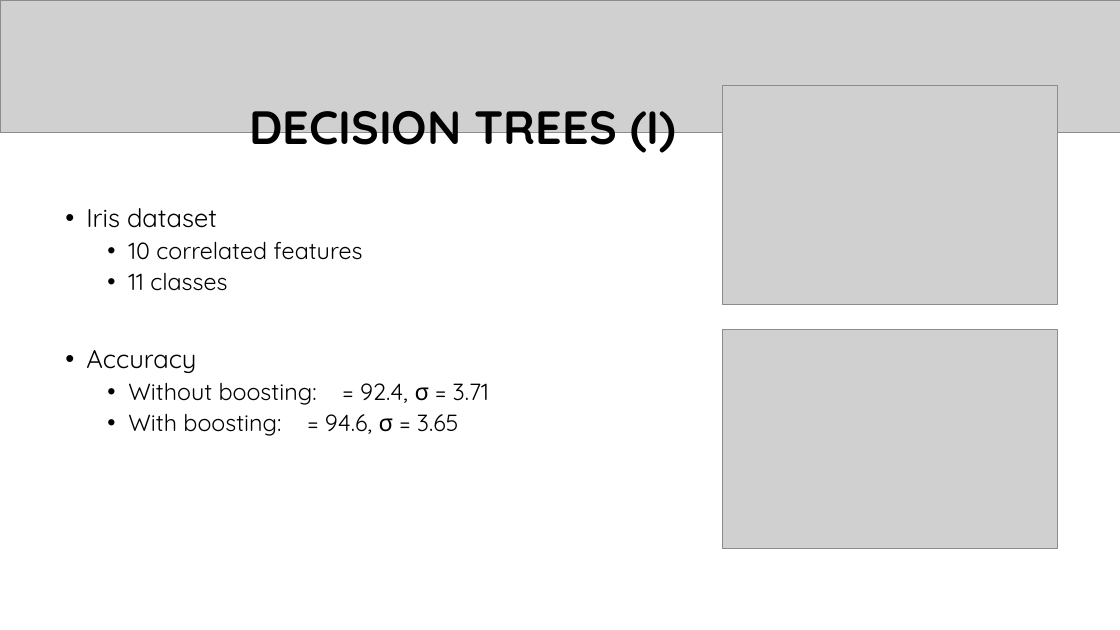
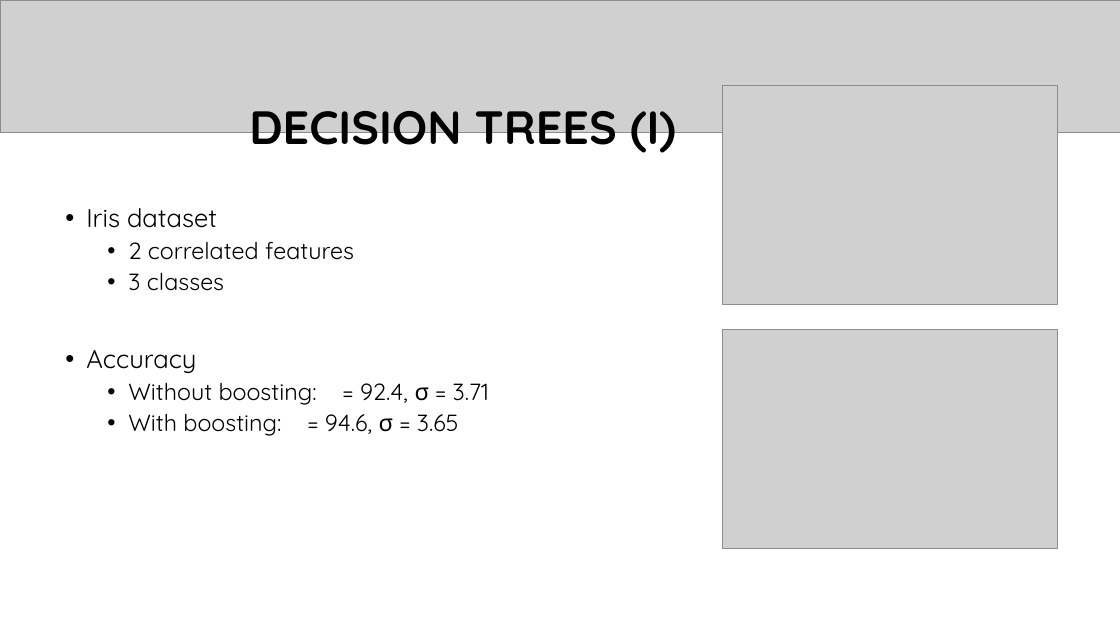
Before and after one commit to franco-ruggeri/ML, a slide deck: slide 9 of Lab 3/Lab 3 - presentation.pptx. Drawn at 1120x630 pixels with LibreOffice and Linux fonts; fonts in the diff are those of the drawing; grey boxes stand for pictures; background and template pictures are left out. Boxes give left, top, right and bottom in pixels: in the first picture for what was removed or moved away, otherwise in the second. Text is boxed around its words. In the diff, an @@ line names an element or a change of style, - is before the commit and + after.

```diff
--- a/Lab 3/Lab 3 - presentation.pptx
+++ b/Lab 3/Lab 3 - presentation.pptx
@@ text at (128, 242, 354, 291): text changed @@
-  • 10 correlated features
-  • 11 classes
+  • 2 correlated features
+  • 3 classes
```
Also in this commit, not shown: 1 other slide changed, 3 other files.
